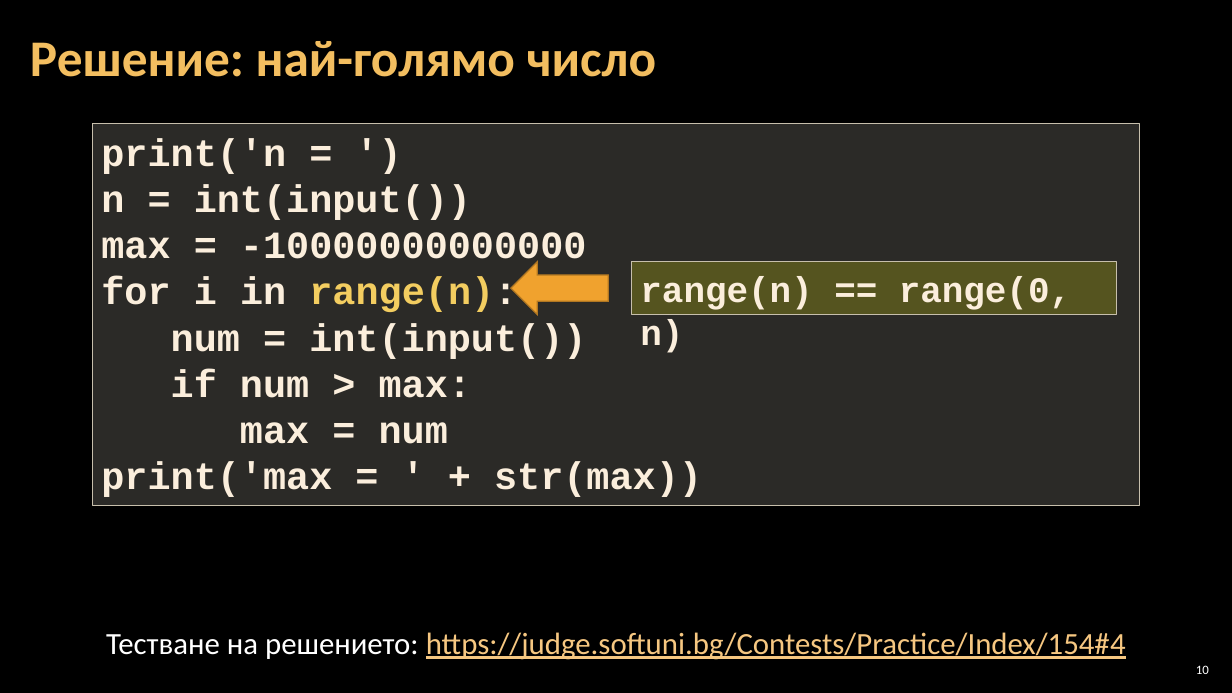
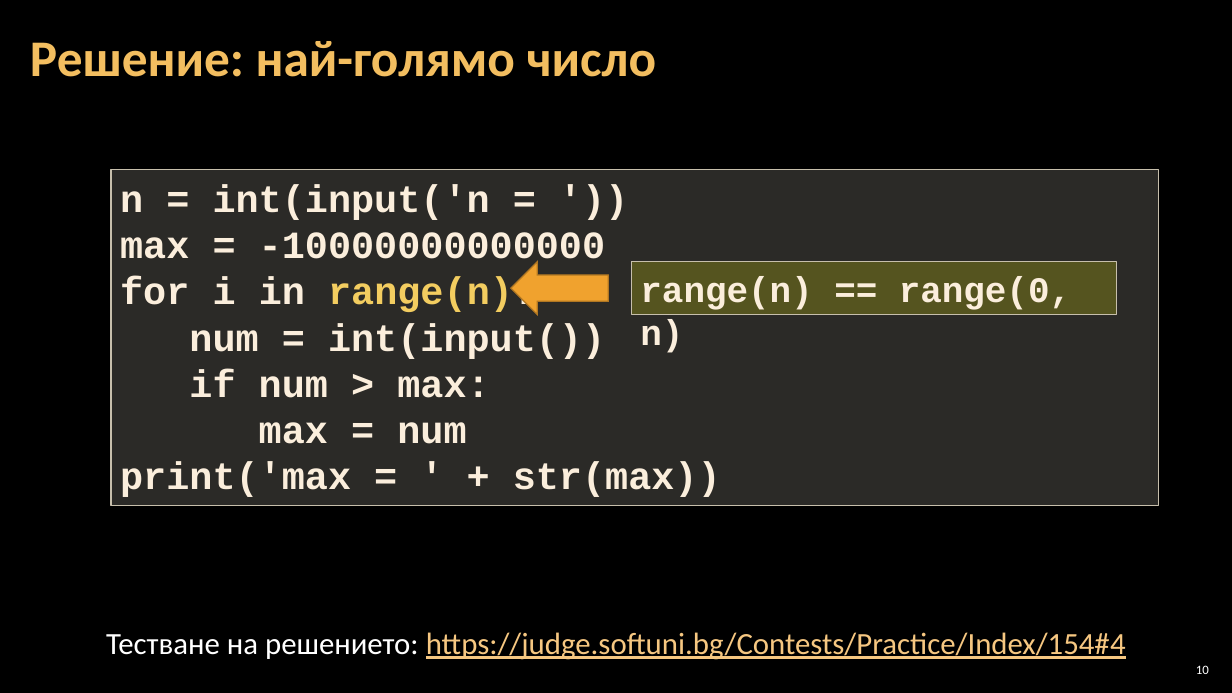
Before and after one commit to Software-University/Python-Basics, a slide deck: slide 10 of 5. Loops/5. Loops.pptx. Drawn at 1232x693 pixels with LibreOffice and Linux fonts; fonts in the diff are those of the drawing; background and template pictures are left out. Boxes give left, top, right and bottom in pixels: in the first picture for what was removed or moved away, otherwise in the second. Text is boxed around its words. In the diff, an @@ line names an element or a change of style, - is before the commit and + after.

```diff
--- a/5. Loops/5. Loops.pptx
+++ b/5. Loops/5. Loops.pptx
@@ rectangle "n = int(input('n = '))": place and size @@
-rectangle "n = int(input('n = '))" at bbox=[92, 123, 1140, 506]
+rectangle "n = int(input('n = '))" at bbox=[111, 169, 1158, 506]
@@ text in rectangle at bbox=[120, 184, 490, 220]: text changed @@
-print('n = ')
-n = int(input())
+n = int(input('n = '))
```
Also in this commit, not shown: 1 other slide changed, 3 other files.
